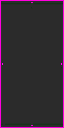
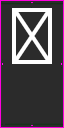
Layers edited between the first and the second 64×128 image:
added layer "0000" above "Z" over (12, 8, 52, 64)
